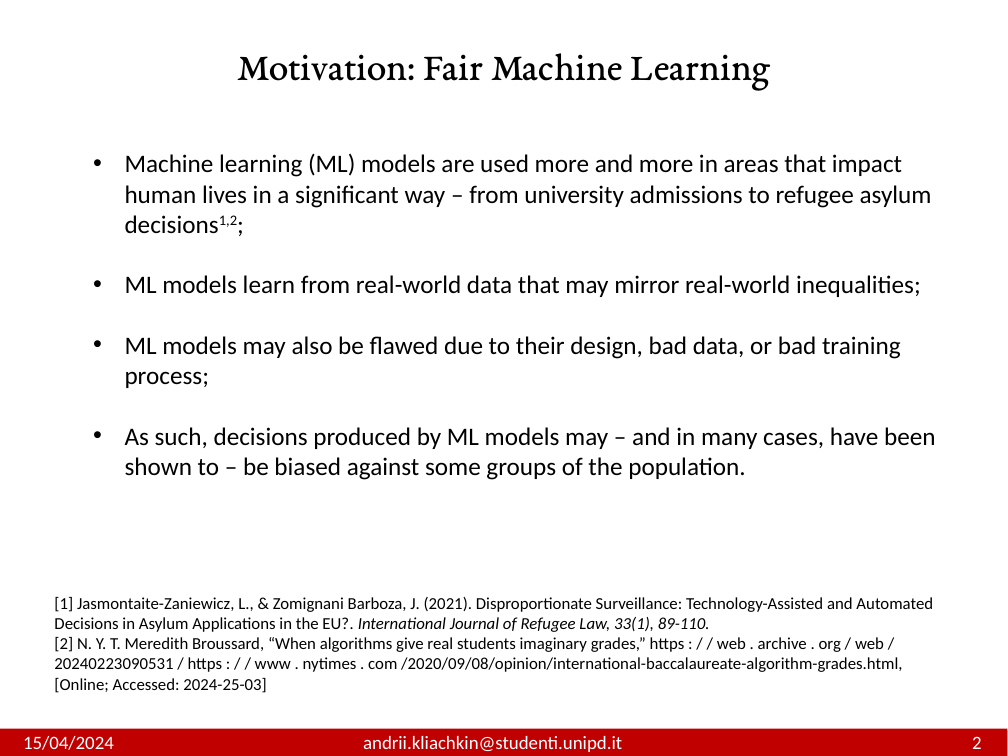
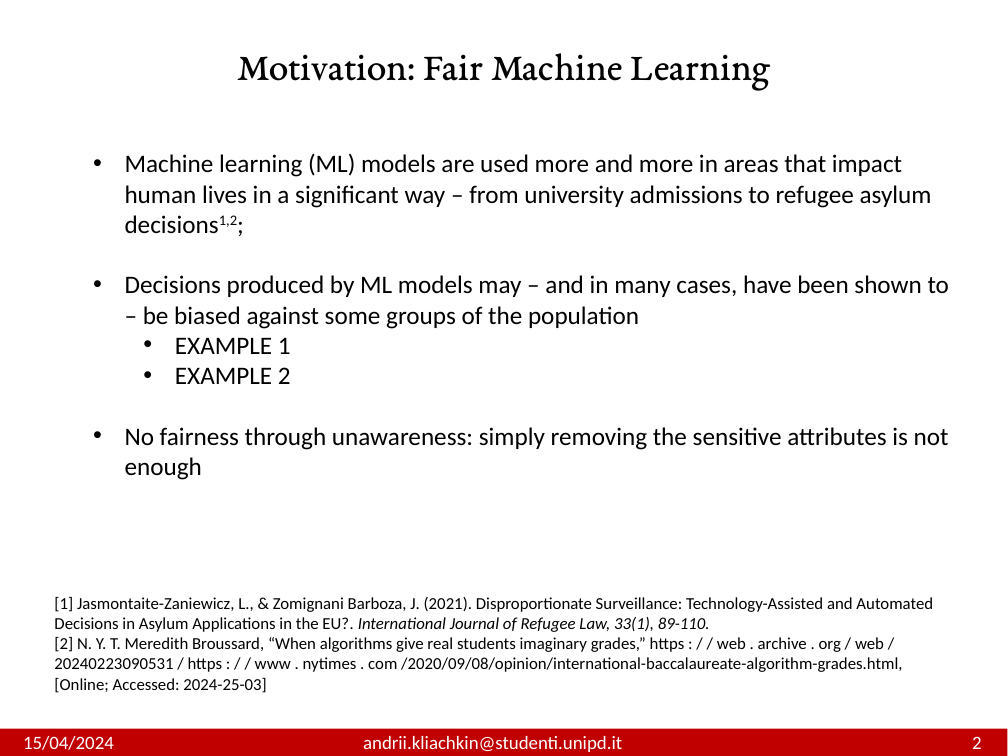
Before and after one commit to andrewklayk/unipd_thesis, a slide deck: slide 4 of AndriiKliachkin.pptx (slide 2 before the commit). Drawn at 1008x756 pixels with LibreOffice and Linux fonts; fonts in the diff are those of the drawing. Boxes give left, top, right and bottom in pixels: in the first picture for what was removed or moved away, otherwise in the second. Text is boxed around its words. In the diff, an @@ line names an element or a change of style, - is before the commit and + after.

```diff
--- a/AndriiKliachkin.pptx
+++ b/AndriiKliachkin.pptx
@@ text at box(125, 275, 949, 480): text changed @@
-• ML models learn from real-world data that may mirror real-world inequalities;
-• ML models may also be flawed due to their design, bad data, or bad training process;
-• As such, decisions produced by ML models may – and in many cases, have been shown to – be biased against some groups of the population.
+• Decisions produced by ML models may – and in many cases, have been shown to – be biased against some groups of the population
+  • EXAMPLE 1
+  • EXAMPLE 2
+• No fairness through unawareness: simply removing the sensitive attributes is not enough
```
Also in this commit, not shown: 1 other slide changed, 29 slides added, 24 other files.
